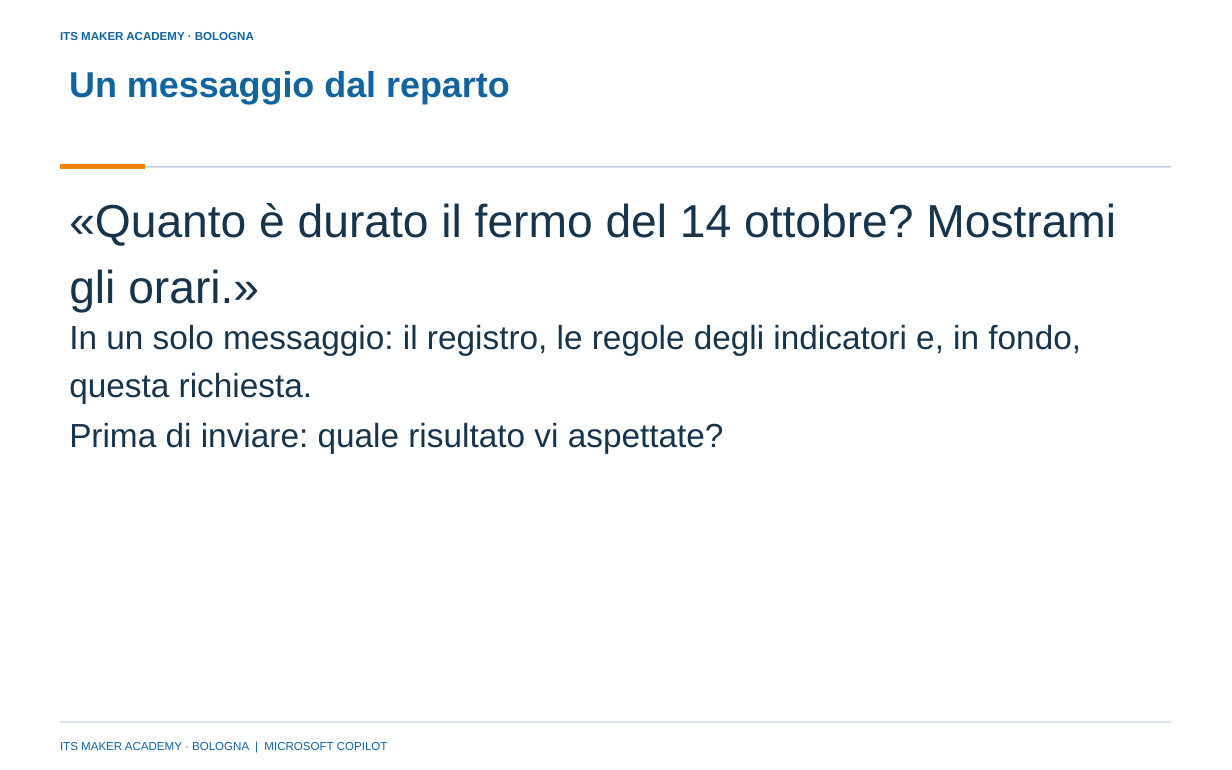
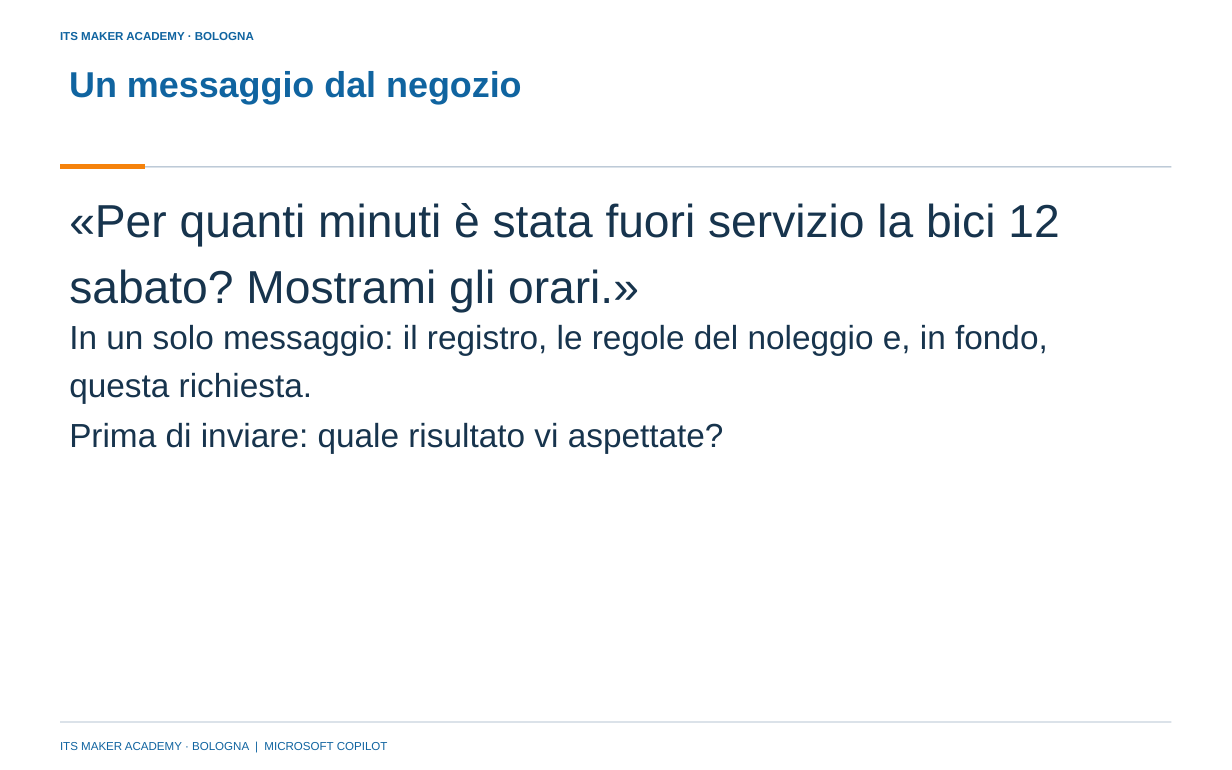
Before and after one commit to franzo9393/ITSCorso_UnslothStudio-Git, a slide deck: slide 18 of lezione 4 - reti neurali e agenti con orchestrazione/Lezione4_Reti_neurali_e_agenti_con_orchestrazione_ITS_MAKER.pptx. Drawn at 1232x770 pixels with LibreOffice and Linux fonts; fonts in the diff are those of the drawing; background and template pictures are left out. Boxes give left, top, right and bottom in pixels: in the first picture for what was removed or moved away, otherwise in the second. Text is boxed around its words. In the diff, an @@ line names an element or a change of style, - is before the commit and + after.

Commit message:
Lezione 4: tolta la pressa P03; caso Ruota Libera (noleggio di biciclette), dimostrazione sulla pizzeria, slide 12-32 e materiali rigenerati

```diff
--- a/lezione 4 - reti neurali e agenti con orchestrazione/Lezione4_Reti_neurali_e_agenti_con_orchestrazione_ITS_MAKER.pptx
+++ b/lezione 4 - reti neurali e agenti con orchestrazione/Lezione4_Reti_neurali_e_agenti_con_orchestrazione_ITS_MAKER.pptx
@@ title at [69, 71, 522, 104]: text changed @@
-Un messaggio dal reparto
+Un messaggio dal negozio
@@ text at [69, 203, 1059, 313]: text changed @@
-«Quanto è durato il fermo del 14 ottobre? Mostrami gli orari.»
+«Per quanti minuti è stata fuori servizio la bici 12 sabato? Mostrami gli orari.»
@@ text at [69, 324, 1048, 404]: text changed @@
-In un solo messaggio: il registro, le regole degli indicatori e, in fondo, questa richiesta.
+In un solo messaggio: il registro, le regole del noleggio e, in fondo, questa richiesta.
```
Also in this commit, not shown: 11 other slides changed, 34 other files.
